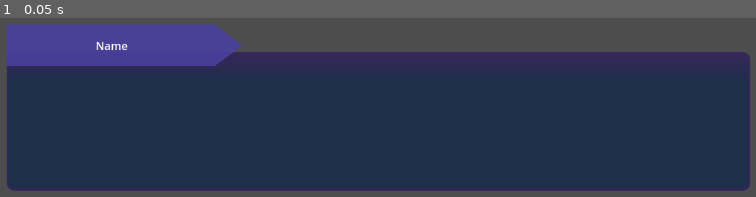
Above: before the commit, frame 1.
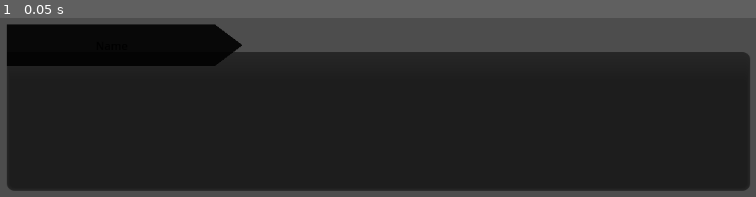
Above: after the commit, the same moment.

Repository: IsStephy/Game_1_TM
Game: Godot game, scene res://text_field.tscn
Two runs of this game, one before a commit and one after it. Both use one fixed random seed, a clock stepped at 60 frames per second and the inputs below.
Inputs:
- Up to frame 1 (0.05 s): no input

The runs differ from the first frame. In frame 1, 81% of the frame differs, in the area x 0-100%, y 3-97%.

Commit message:
Added dynamic color change to the textbox

Diff:
--- /dev/null
+++ b/panel_container.gd
@@ -0,0 +1,21 @@
+extends PanelContainer
+
+
+var currentSpeaking = "Bobik"
+const BOBIK = "Bobik"
+
+# Called when the node enters the scene tree for the first time.
+func _ready() -> void:
+	_changePanelColor()
+
+
+# Called every frame. 'delta' is the elapsed time since the previous frame.
+func _process(delta: float) -> void:
+	pass
+
+func _changePanelColor() -> void:
+	var dialogueBox = self
+	if currentSpeaking == BOBIK:
+		dialogueBox.modulate = Color(0, 0, 0)
+	else:
+		dialogueBox.modulate = Color(1, 1, 1)
--- a/text_field.tscn
+++ b/text_field.tscn
@@ -1,6 +1,7 @@
-[gd_scene load_steps=4 format=3 uid="uid://hhm0f2nhdcni"]
+[gd_scene load_steps=5 format=3 uid="uid://hhm0f2nhdcni"]
 
 [ext_resource type="Theme" uid="uid://bgs122mthgcln" path="res://text_field_theme.tres" id="1_5nreh"]
+[ext_resource type="Script" path="res://panel_container.gd" id="2_ep3ap"]
 
 [sub_resource type="StyleBoxFlat" id="StyleBoxFlat_akigu"]
 bg_color = Color(0.00578329, 0.112129, 0.280229, 0.615686)
@@ -39,6 +40,7 @@
 grow_vertical = 0
 theme = ExtResource("1_5nreh")
 theme_override_styles/panel = SubResource("StyleBoxFlat_akigu")
+script = ExtResource("2_ep3ap")
 
 [node name="Polygon2D" type="Polygon2D" parent="PanelContainer"]
 position = Vector2(0, 70)
